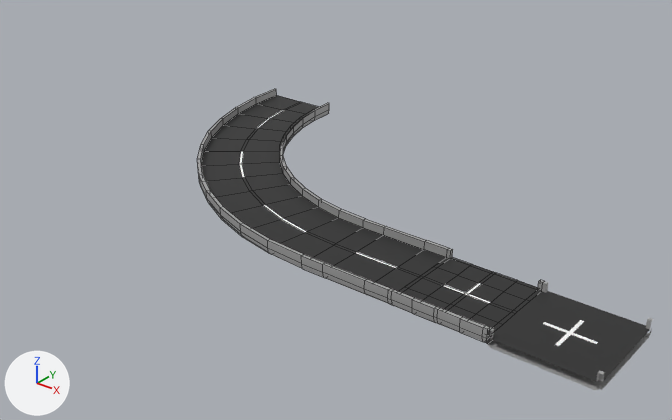
An edit to the Blender file tracks.blend, drawn before and after from the same camera.
Rendered twice from a 50 mm lens placed at (45.6, -63.1, 43.7), pointed at (-18.1, 16.5, -5.7). Lighting does not change. The marker at lower left points along +X, +Y and +Z. Mesh edges are drawn as thin lines on the coarser meshes.

Names of what the first picture shows: '1x1+', '1x1s', '1x1t', '3x3-90'.
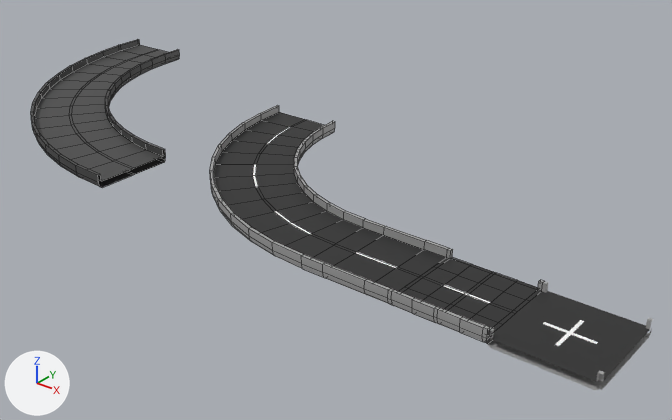
Where the change shows, as pixel boxes [x1, y1, x2, y2] in the pictures (672 x 420 px):
'3x3-90', reshaped (8% narrower, 9% shorter): before [197, 89, 365, 268]; after [210, 105, 365, 268]
'1x1s.001', added: after [31, 39, 180, 188]

Edits to the bpy script that builds the scene:
```text
Change me_cube_001:
    used by ob_3x3_90; location = (-10.0, 0.0, 0.0); scale = (5.0, 5.0, 5.0)
    remove me_cube_001.from_pydata(...)  # 208 vertices, 192 faces; spans x -6.0..1.0, y -1.0..6.0, z 0.0..0.33
    add me_cube_001.from_pydata(...)  # 208 vertices, 192 faces; spans x -5.0..1.0, y -1.0..5.0, z 0.0..0.33
    me_cube_001 part 1: 192 vertices removed from x -6.0..0.35, y -0.94..6.0, z 0.0..0.33; 192 vertices added at x -5.0..0.48, y -0.95..5.0, z 0.0..0.33
Add me_cube_002:
    me_cube_002.from_pydata(...)  # 256 vertices, 240 faces; spans x -7.0..1.0, y -1.0..7.0, z 0.0..0.33
    me_cube_002.polygons.foreach_set('use_smooth', [True] * 240)
    me_cube_002.materials.append(mat_1x1s)  # picture img_1x1s
Add ob_1x1s_001:
    ob_1x1s_001 = bpy.data.objects.new('1x1s.001', me_cube_002)
    ob_1x1s_001.location = (-40.0, 0.0, 0.0)
    ob_1x1s_001.scale = (5.0, 5.0, 5.0)
```
